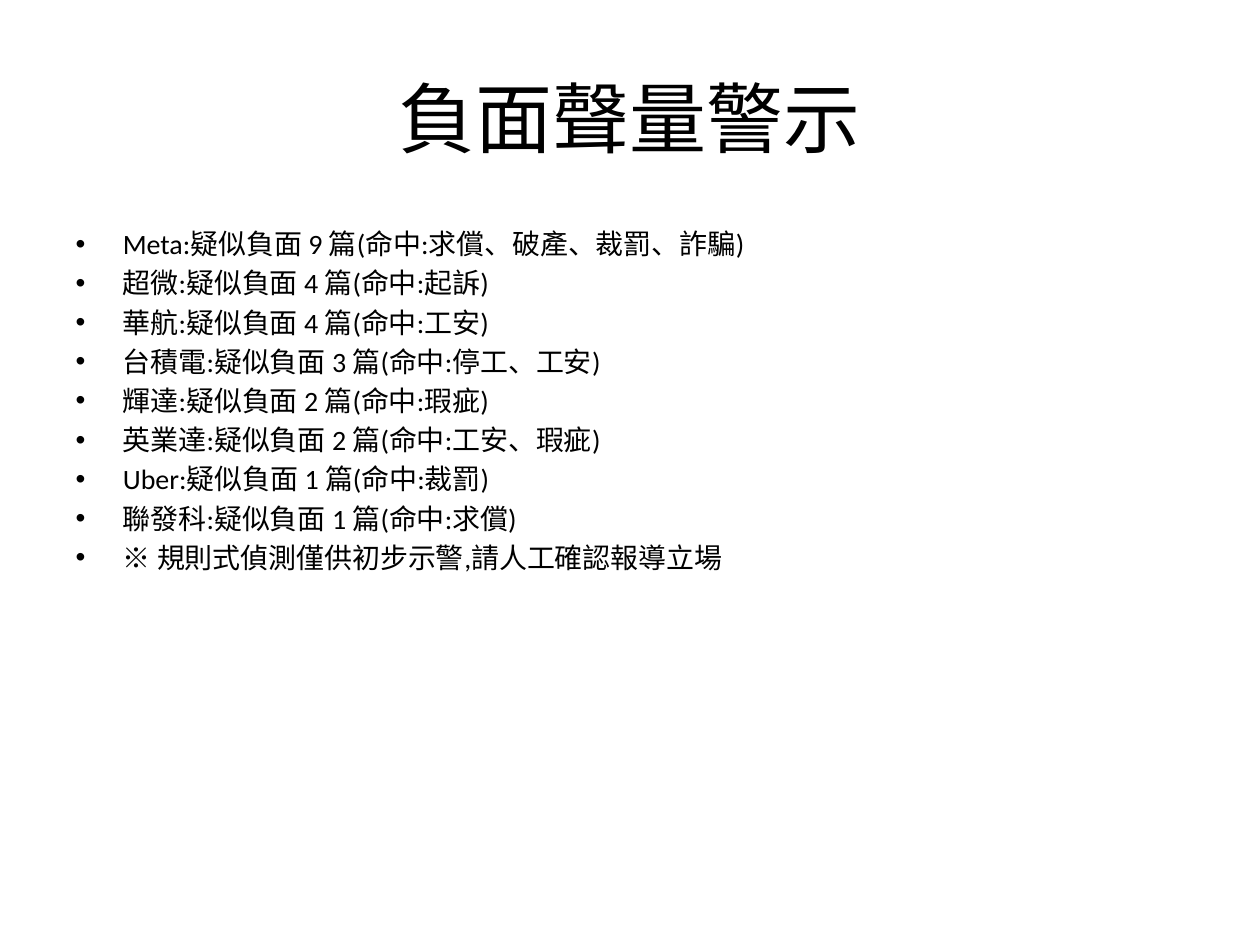
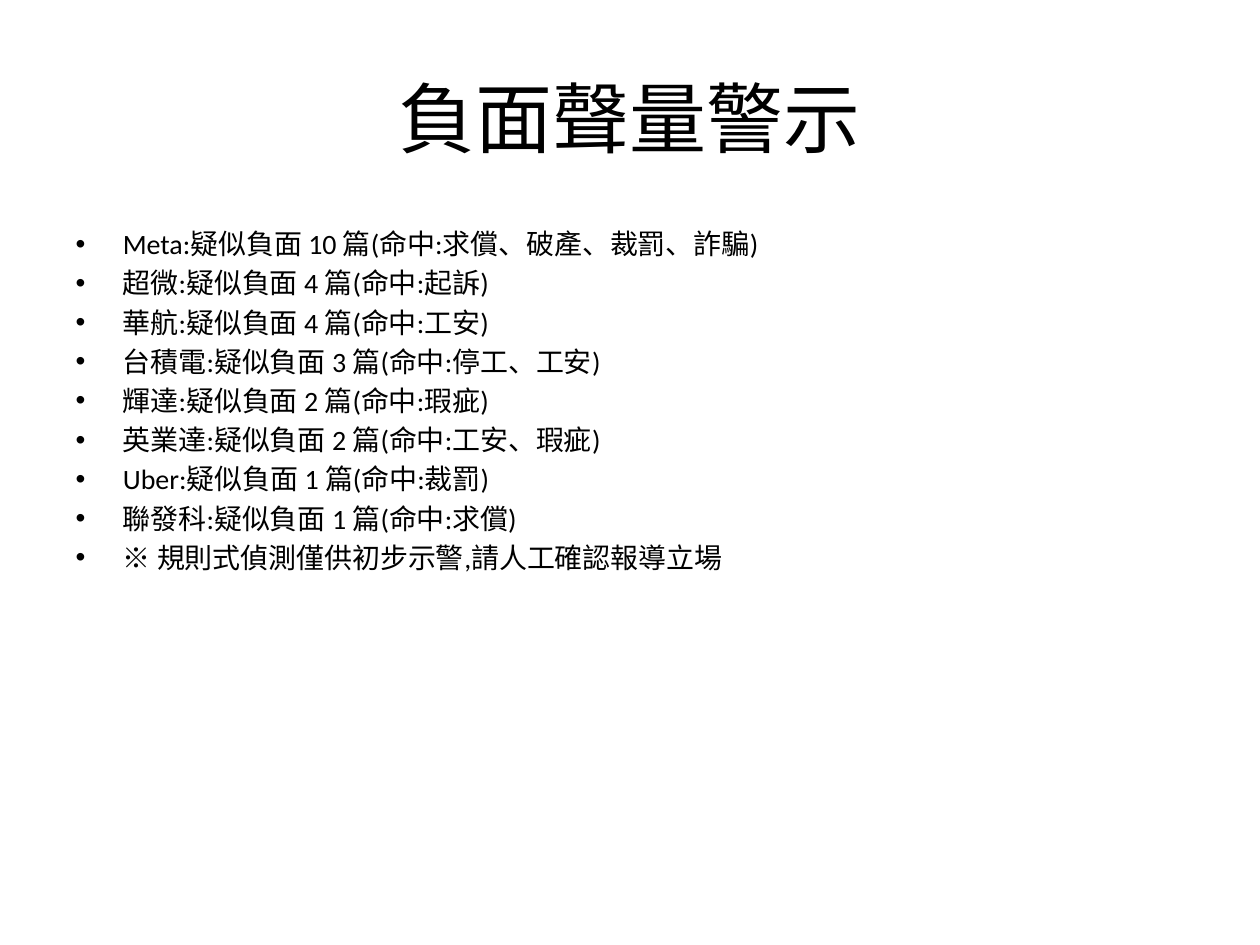
Before and after one commit to AndyChen825/industry-monitor, a slide deck: slide 6 of docs/reports/台灣產業趨勢監測週報_2026-08-17_2026-08-24.pptx. Drawn at 1260x945 pixels with LibreOffice and Linux fonts; fonts in the diff are those of the drawing. Boxes give left, top, right and bottom in pixels: in the first picture for what was removed or moved away, otherwise in the second. Text is boxed around its words. In the diff, an @@ line names an element or a change of style, - is before the commit and + after.

```diff
--- a/docs/reports/台灣產業趨勢監測週報_2026-08-17_2026-08-24.pptx
+++ b/docs/reports/台灣產業趨勢監測週報_2026-08-17_2026-08-24.pptx
@@ text at [123, 230, 758, 258]: text changed @@
-• Meta:疑似負面 9 篇(命中:求償、破產、裁罰、詐騙)
+• Meta:疑似負面 10 篇(命中:求償、破產、裁罰、詐騙)
```
Also in this commit, not shown: 5 other slides changed, 8 other files.
